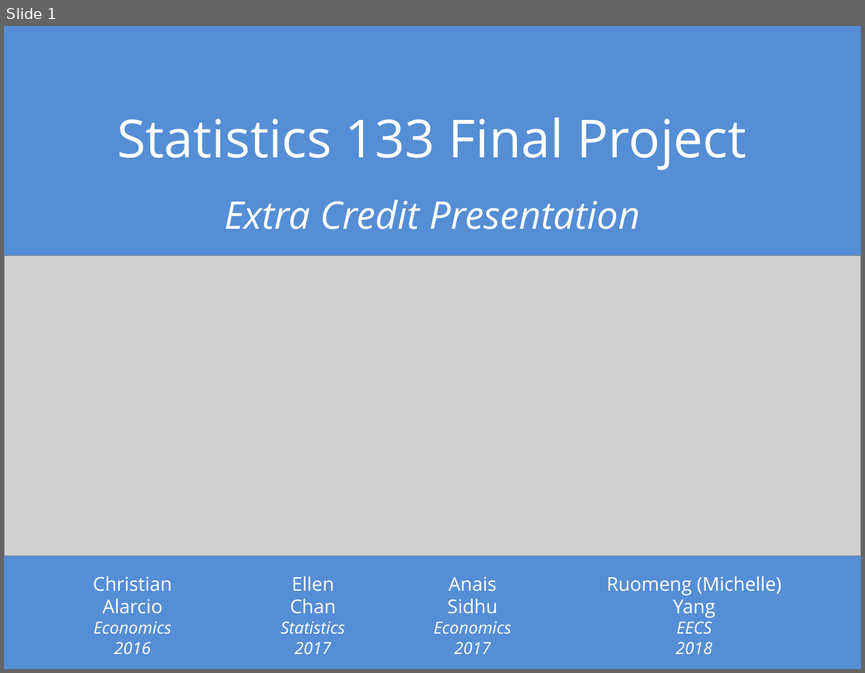
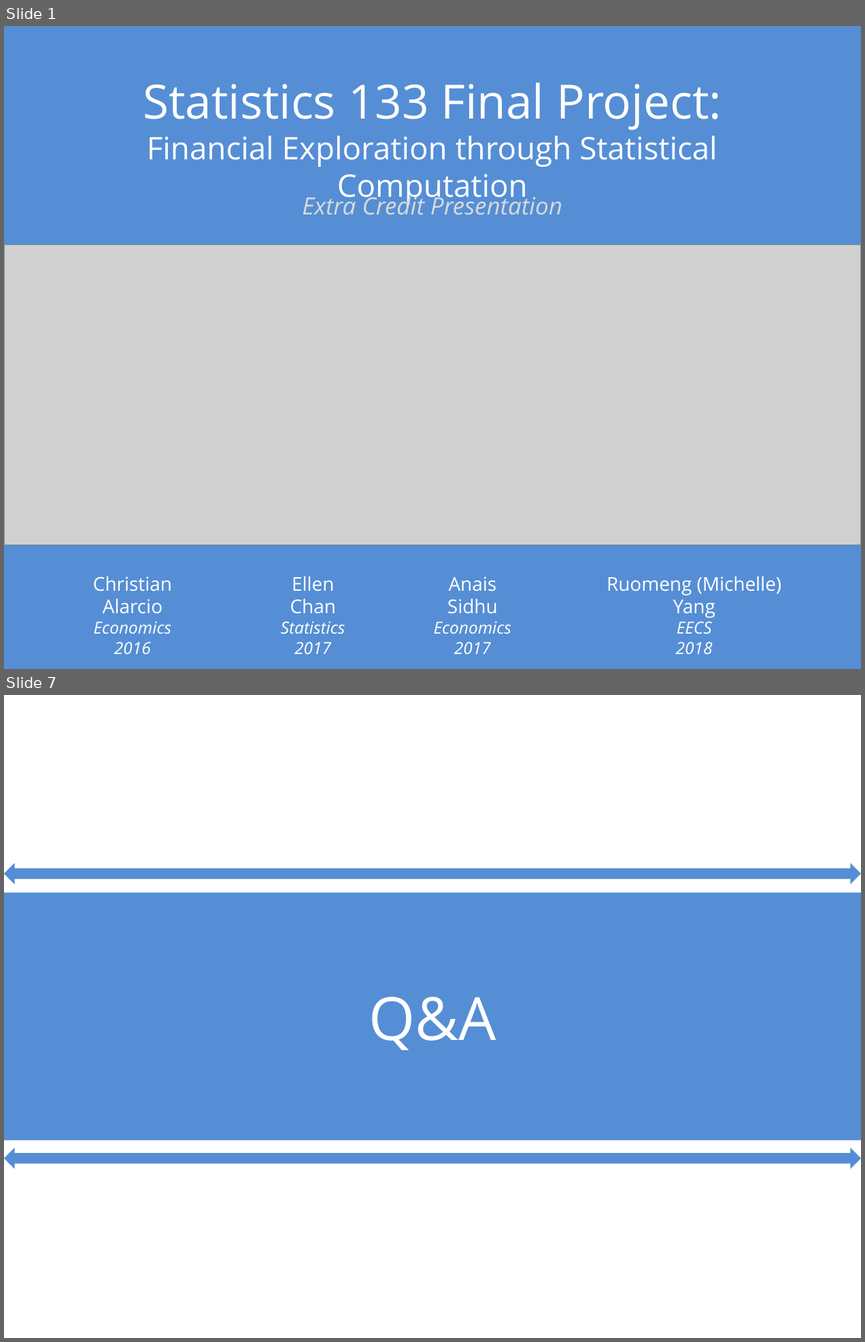
Before and after one commit to elleismatic/stat133-final, a slide deck: report/extra_credit_presentation.pptx. Shown one above the other, each under a label of ours: slide 1 before the commit, slides 1 and 7 after it; the slides between them are not shown. The pictures are 865x673 and 865x1342 pixels, drawn with LibreOffice and Linux fonts; fonts in the diff are those of the drawing; grey boxes stand for pictures. Boxes give left, top, right and bottom in pixels: in the first picture for what was removed or moved away, otherwise in the second. Text is boxed around its words. In the diff, an @@ line names an element or a change of style, - is before the commit and + after.

```diff
--- a/report/extra_credit_presentation.pptx
+++ b/report/extra_credit_presentation.pptx
@@ slide 7 added at <box>4,695,861,1338</box>, background #FFFFFF @@
@@ left right arrow added at <box>4,863,861,884</box>, fill #558ED5 @@
@@ rectangle added at <box>4,893,861,1140</box>, fill #558ED5, 50 pt, text #FFFFFF @@
+Q&A
@@ left right arrow added at <box>4,1147,861,1169</box>, fill #558ED5 @@
@@ slide 1 changed as well @@
@@ title at <box>143,82,721,204</box>: text changed; size 44 to 26.1 pt @@
-Statistics 133 Final Project
+Statistics 133 Final Project:
+Financial Exploration through Statistical Computation
@@ subtitle "Extra Credit Presentation" at <box>302,192,562,215</box>: size 32 to 20 pt, text colour #FFFFFF to #D9D9D9; less space between paragraphs @@
@@ picture: place and size @@
-picture at <box>4,256,861,556</box>
+picture at <box>4,244,861,544</box>
```
Also in this commit, not shown: 1 other slide changed, 5 other slides added, 1 slide removed, 3 other files.
